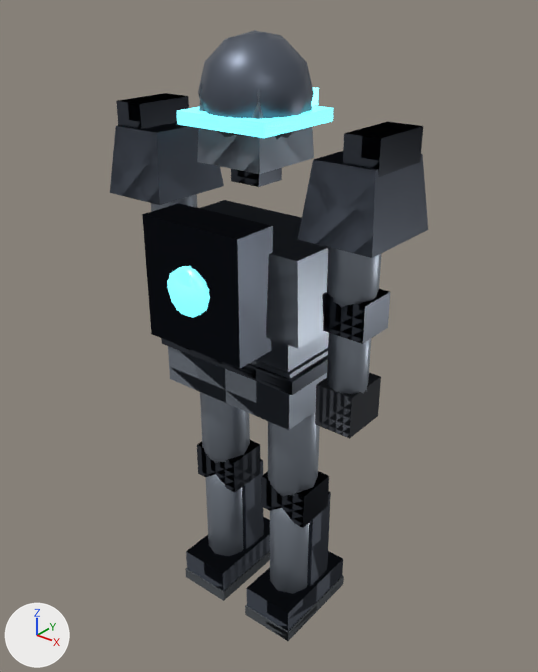
A saved change to the Blender file assets/source/char_titan.blend.
One viewpoint serves both versions: a 50 mm lens placed at (1.325, -1.599, 2.005), pointed at (0.028, 0.021, 1.0). Lighting does not change. The marker at lower left points along +X, +Y and +Z. The first picture is the older version.

Objects in the first picture: 'char_titan', 'char_titan_LOD1'.
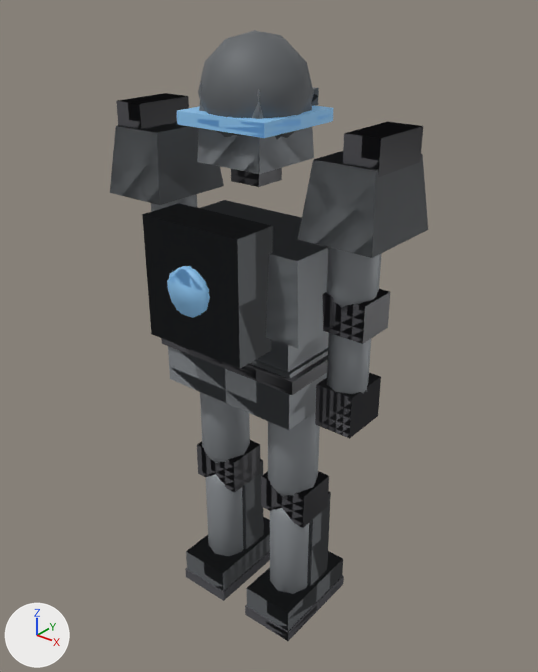
What differs and where, as boxes [x1, y1, x2, y2] in the pictures (538 x 672 px):
'char_titan', surface changed, recoloured: [110, 30, 423, 632] in both
'char_titan_LOD1', surface changed, recoloured: [110, 32, 423, 613] in both

What changed in the scene script:
```text
Change mat_ns_body:
    mat_ns_body.metallic: 0.72 -> 0.25
    mat_ns_body.roughness: 0.38 -> 0.52
Change mat_ns_body_dark:
    mat_ns_body_dark.roughness: 0.42 -> 0.62
Change mat_ns_trim:
    mat_ns_trim.roughness: 0.28 -> 0.44
Change mat_ns_team:
    mat_ns_team.emission_color: (0.17, 0.91, 1.0) -> (0.2, 0.42, 0.66)  # cyan #73f5ff -> blue #7cadd4
    mat_ns_team.emission_strength: 1.4 -> 0.25
```
